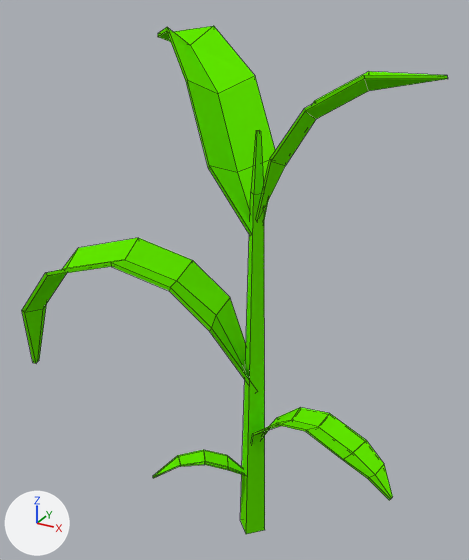
The Blender file content/farm/models/corn_low_01.blend: old version first, new version second.
Camera for both pictures: a 50 mm lens placed at (0.344, -0.683, 0.745), pointed at (-0.057, 0.047, 0.38). Lighting does not change. The marker at lower left points along +X, +Y and +Z. Mesh edges are drawn as thin lines.
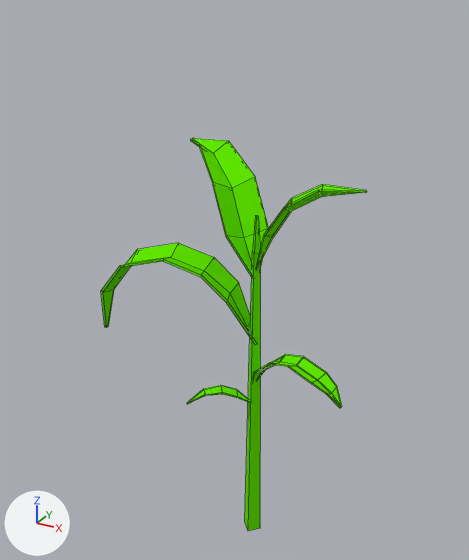
Pixel boxes (x1, y1, x2, y2) of what changed, in the pictures (469 x 560 px; the box of a moved part takes in the faces that stretch with it):
```json
{"object": "Cube", "change": "reshaped", "before": [22, 26, 448, 534], "after": [101, 138, 367, 531], "on screen": "37% narrower, 23% shorter"}
{"part": 1, "of": "me_cube", "change": "moved or reshaped", "before": [257, 71, 448, 220], "after": [256, 184, 367, 269]}
{"part": 2, "of": "me_cube", "change": "moved or reshaped", "before": [158, 26, 275, 236], "after": [190, 138, 269, 278]}
{"part": 3, "of": "me_cube", "change": "moved or reshaped", "before": [22, 238, 250, 385], "after": [101, 243, 257, 344]}
{"part": 4, "of": "me_cube", "change": "moved or reshaped", "before": [251, 407, 393, 500], "after": [253, 354, 342, 408]}
{"part": 5, "of": "me_cube", "change": "moved or reshaped", "before": [153, 450, 245, 478], "after": [187, 385, 250, 404]}
{"part": 6, "of": "me_cube", "change": "moved or reshaped", "before": [240, 130, 265, 534], "after": [245, 216, 261, 531]}
```

Scene script edits in JSON lines:
```json
{"block": "me_cube", "where": "me_cube.from_pydata(...)  # 186 vertices, 163 faces, 5 loose edges; spans x -0.328..0.216, y -0.116..0.183, z 0.0..0.706"}
{"block": "me_cube", "where": "# used by ob_cube; location = (0.0, 0.0, 0.0)"}
{"block": "me_cube", "change": "me_cube part 1: the loose piece of 30 vertices spanning x 0.0..0.201, y -0.027..0.042, z 0.49..0.669 is scaled about its middle by 0.64, then moved by (-0.036, -0.003, -0.097)"}
{"block": "me_cube", "change": "me_cube part 2: the loose piece of 30 vertices spanning x -0.26..0.005, y -0.018..0.183, z 0.47..0.706 is scaled about its middle by 0.64, then moved by (0.046, -0.03, -0.1)"}
{"block": "me_cube", "change": "me_cube part 3: the loose piece of 42 vertices spanning x -0.328..0.008, y -0.116..0.034, z 0.241..0.436 is scaled about its middle by 0.64, then moved by (0.058, 0.015, 0.04)"}
{"block": "me_cube", "change": "me_cube part 4: the loose piece of 42 vertices spanning x -0.005..0.216, y -0.068..0.018, z 0.145..0.247 is scaled about its middle by 0.64, then moved by (-0.038, 0.009, 0.091)"}
{"block": "me_cube", "change": "me_cube part 5: the loose piece of 30 vertices spanning x -0.122..0.001, y -0.084..0.001, z 0.091..0.136 is scaled about its middle by 0.64, then moved by (0.022, 0.015, 0.121)"}
{"block": "me_cube", "change": "me_cube part 6"}
{"op": "set", "path": "me_cube.vertices[0].co", "old": "(0.0, 0.021, 0.0)", "new": "(0.0, 0.014, 0.0)"}
{"op": "set", "path": "me_cube.vertices[1].co", "old": "(0.021, 0.0, 0.0)", "new": "(0.014, 0.0, 0.0)", "note": "pixel (264, 530) -> pixel (260, 528)"}
{"op": "set", "path": "me_cube.vertices[2].co", "old": "(0.0, -0.021, 0.0)", "new": "(0.0, -0.014, 0.0)", "note": "pixel (246, 534) -> pixel (248, 531)"}
{"op": "set", "path": "me_cube.vertices[3].co", "old": "(-0.021, 0.0, 0.0)", "new": "(-0.014, 0.0, 0.0)", "note": "pixel (240, 520) -> pixel (244, 521)"}
{"op": "set", "path": "me_cube.vertices[4].co", "old": "(0.0, 0.003, 0.6)", "new": "(0.0, 0.002, 0.496)", "note": "pixel (259, 130) -> pixel (257, 215)"}
{"op": "set", "path": "me_cube.vertices[5].co", "old": "(0.003, 0.0, 0.6)", "new": "(0.002, 0.0, 0.496)", "note": "pixel (260, 131) -> pixel (258, 216)"}
{"op": "set", "path": "me_cube.vertices[6].co", "old": "(0.0, -0.003, 0.6)", "new": "(0.0, -0.002, 0.496)", "note": "pixel (256, 131) -> pixel (256, 216)"}
{"op": "set", "path": "me_cube.vertices[7].co", "old": "(-0.003, 0.0, 0.6)", "new": "(-0.002, 0.0, 0.496)", "note": "pixel (255, 130) -> pixel (255, 215)"}
{"op": "set", "path": "me_cube.vertices[38].co", "old": "(0.0, 0.009, 0.526)", "new": "(0.0, 0.006, 0.448)"}
{"op": "set", "path": "me_cube.vertices[39].co", "old": "(0.009, 0.0, 0.526)", "new": "(0.006, 0.0, 0.448)"}
{"op": "set", "path": "me_cube.vertices[40].co", "old": "(0.0, -0.009, 0.526)", "new": "(0.0, -0.006, 0.448)", "note": "pixel (253, 194) -> pixel (254, 253)"}
{"op": "set", "path": "me_cube.vertices[41].co", "old": "(-0.009, 0.0, 0.526)", "new": "(-0.006, 0.0, 0.448)", "note": "pixel (250, 191) -> pixel (252, 251)"}
```
